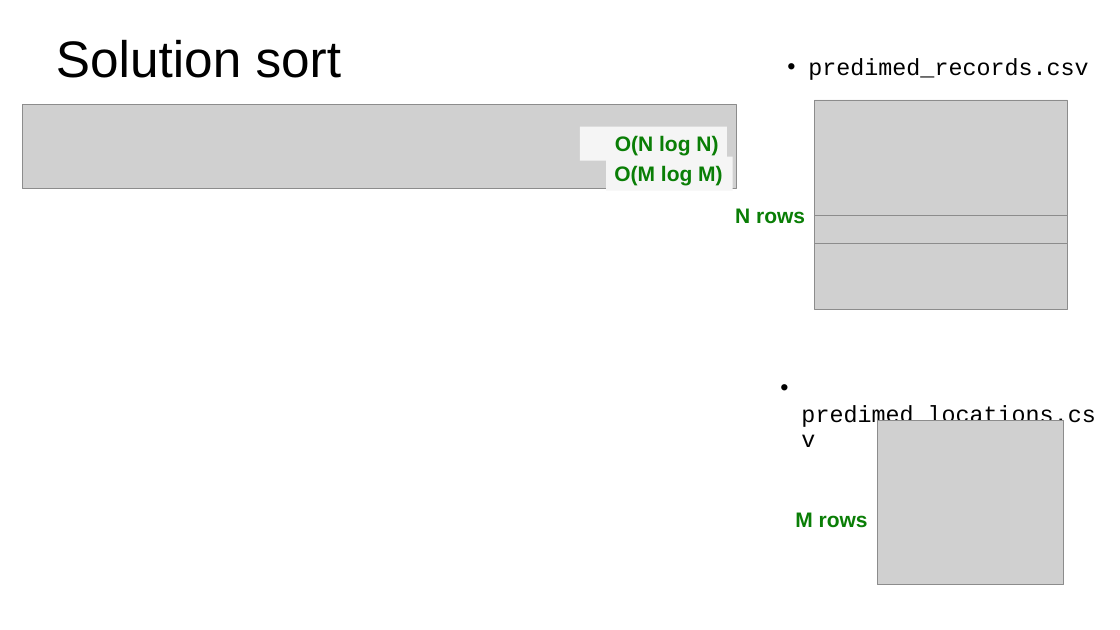
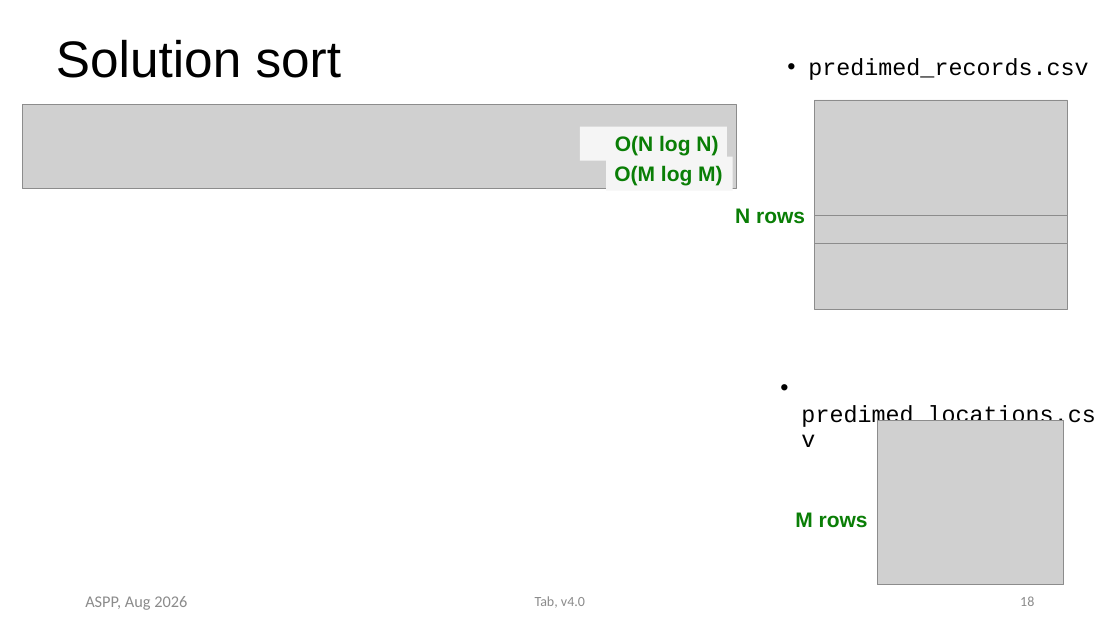
Before and after one commit to ASPP/data_class, a slide deck: slide 18 of tabular_data.pptx. Drawn at 1120x630 pixels with LibreOffice and Linux fonts; fonts in the diff are those of the drawing; grey boxes stand for pictures. Boxes give left, top, right and bottom in pixels: in the first picture for what was removed or moved away, otherwise in the second. Text is boxed around its words. In the diff, an @@ line names an element or a change of style, - is before the commit and + after.

```diff
--- a/tabular_data.pptx
+++ b/tabular_data.pptx
@@ text added at bbox=[85, 596, 187, 610], 14 pt, text #8B8B8B @@
+ASPP, Aug 2026
@@ text added at bbox=[535, 596, 585, 608], 12 pt, text #8B8B8B @@
+Tab, v4.0
@@ page number added at bbox=[1020, 596, 1034, 606], 12 pt, text #8B8B8B @@
+18
```
Also in this commit, not shown: 82 other slides changed, 1 slide added, 1 slide removed, 1 other file.
